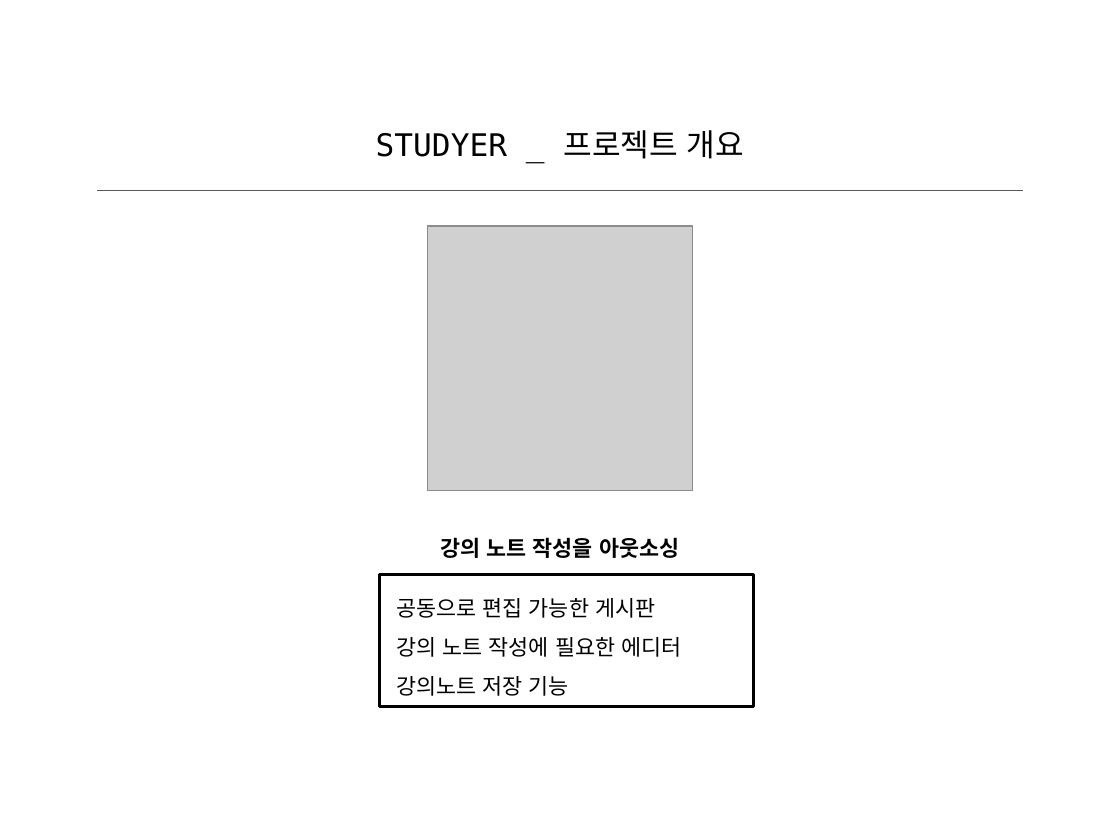
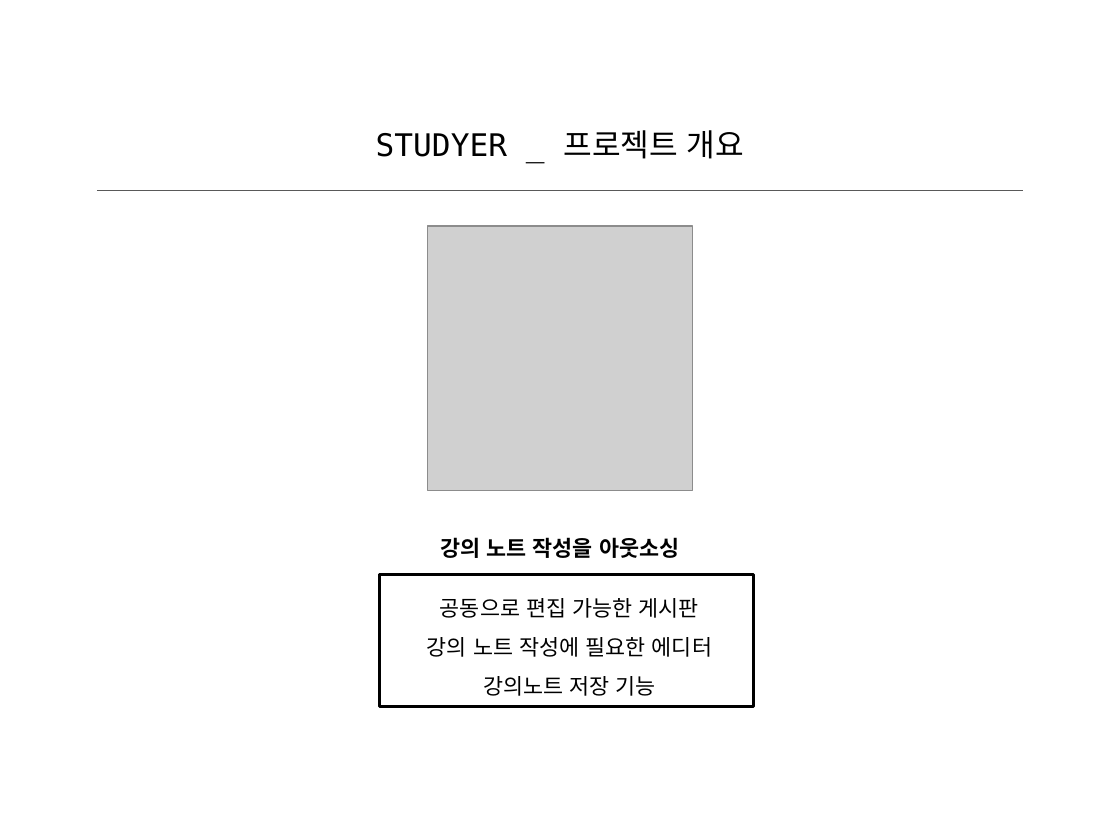
Before and after one commit to jwonjg/studyer_project, a slide deck: slide 2 of doc/studyer_project.pptx. Drawn at 1120x840 pixels with LibreOffice and Linux fonts; fonts in the diff are those of the drawing; grey boxes stand for pictures. Boxes give left, top, right and bottom in pixels: in the first picture for what was removed or moved away, otherwise in the second. Text is boxed around its words. In the diff, an @@ line names an element or a change of style, - is before the commit and + after.

```diff
--- a/doc/studyer_project.pptx
+++ b/doc/studyer_project.pptx
@@ rectangle "공동으로 편집 가능한 게시판" at <box>380,575,755,707</box>: alignment left to centre @@
```
Also in this commit, not shown: 5 slides added, 4 other files.
